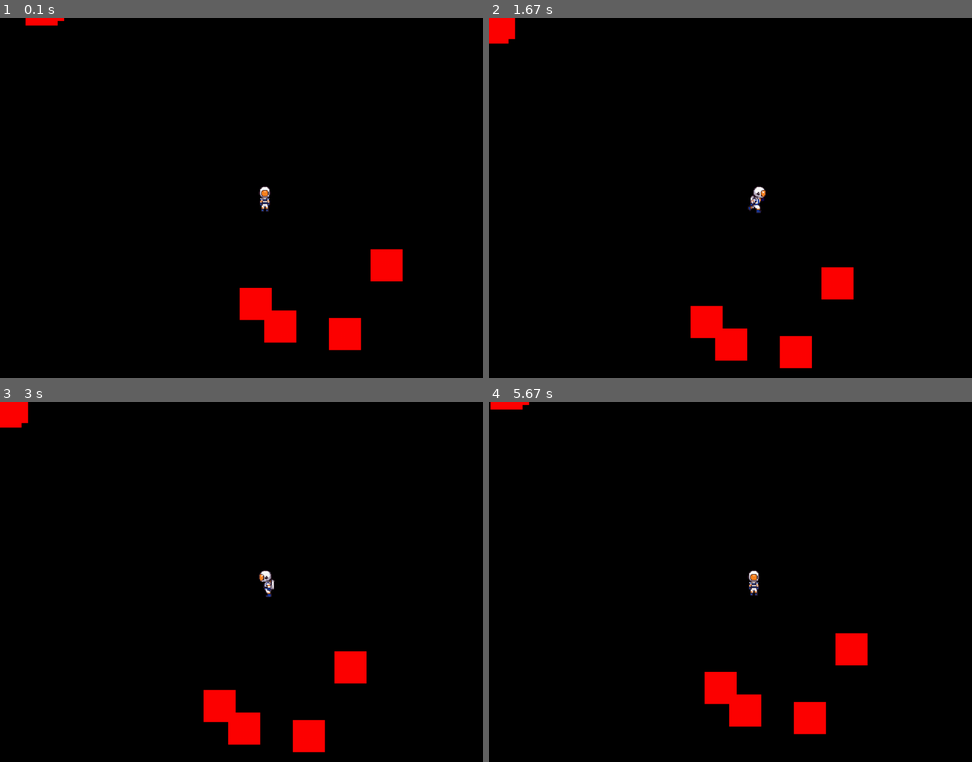
Above: before the commit, frames 1-4 (two rows, left to right).
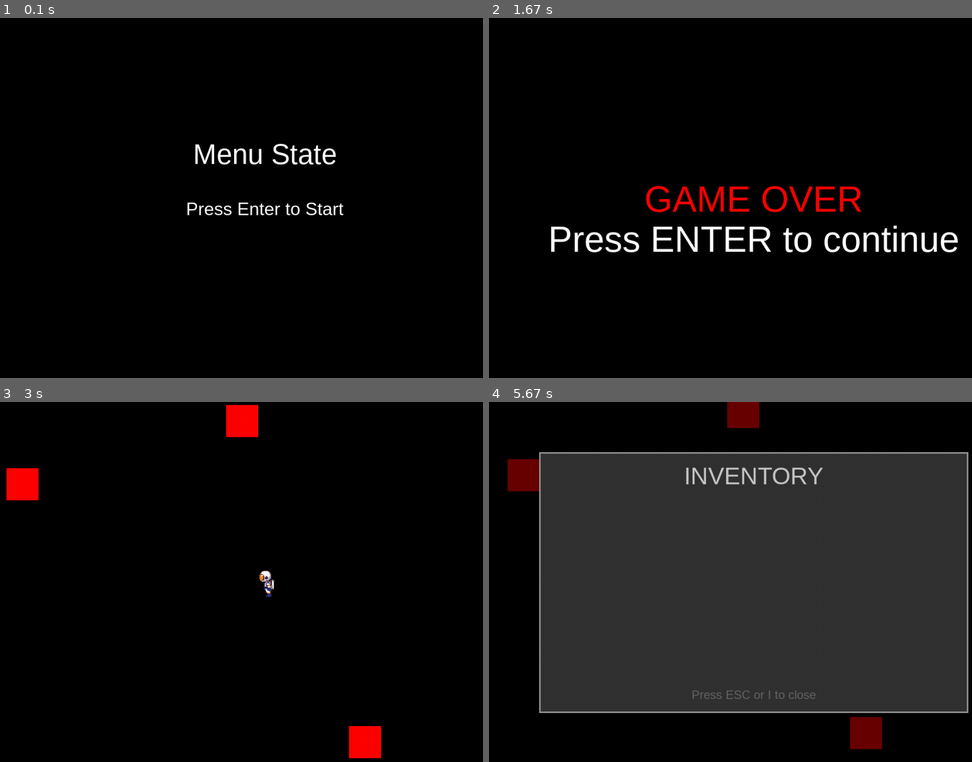
Above: after the commit, the same moments.

Repository: vitorpsogarcia/terranon
Game: pygame game, started from src/main.py
The game is run twice, just before and just after one commit, with the same random seed, the same clock (stepped at 60 frames per second) and the same inputs.
Inputs:
- Up to frame 1 (0.1 s): no input
- Up to frame 2 (1.67 s): tap Enter at 0.33 s; hold D 0.67-1.13 s; hold W 1.17-1.47 s; hold D from 1.5 s (still down); tap K at 1.65 s
- Up to frame 3 (3 s): release D at 1.97 s; tap Enter at 2, 2.33, 2.82 s; hold A from 2.67 s (still down)
- Up to frame 4 (5.67 s): release A at 3.2 s; hold S 3.23-3.53 s; tap K at 3.38 s; tap Enter at 4.07, 5.13 s; tap I at 5.47 s

The runs differ from the first frame. In frame 1, 3.8% of the frame differs, in the area x 5-84%, y 0-93%; in frame 2, 6.2%; in frame 3, 4.6%; in frame 4, 67%, in the area x 0-100%, y 0-97%.

Commit message:
feat: Implementação de StateManager para gerenciar estados do jogo e integrar com o GameManager

Diff:
--- a/src/core/game_manager.py
+++ b/src/core/game_manager.py
@@ -1,9 +1,6 @@
 import pygame
-import random
-from core.settings import COLORS_GAME, FPS, SCREEN_WIDTH, SCREEN_HEIGHT
-from core.game_world import GameScene, GameWorld
-from entities.character.player import Player
-from entities.obstacle import Obstacle
+from core.settings import COLORS_GAME, FPS
+from core.states.base_state import BaseState
 
 
 class GameManager:
@@ -12,28 +9,14 @@
         self.clock = pygame.time.Clock()
         self._running = True
 
-        self.active_scene: GameScene | None = None
+        self.current_state: BaseState | None = None
 
-        self._init_game()
+    def change_state(self, new_state: BaseState):
+        if self.current_state is not None:
+            self.current_state.exit()
 
-    def _init_game(self):
-        world = GameWorld((SCREEN_WIDTH, SCREEN_HEIGHT))
-        screen_width, screen_height = self.tela.get_size()
-        player = Player(0, 0)
-        w_player, h_player = player.frame_width, player.frame_height
-        player.pos = pygame.math.Vector2(screen_width // 2 - w_player // 2, screen_height // 2 - h_player // 2)
-        player.rect.topleft = player.pos
-        world.add_object(player)
-        world.set_target(player)
-
-        for _ in range(50):
-            random_x = random.randint(-1000, 2000)
-            random_y = random.randint(-1000, 2000)
-
-            obs = Obstacle(random_x, random_y)
-            world.add_object(obs)
-
-        self.active_scene = world
+        self.current_state = new_state
+        self.current_state.enter()
 
     def on_execute(self):
         dt = self.clock.tick(FPS) / 1000.0
@@ -53,18 +36,18 @@
             if event.type == pygame.QUIT:
                 self._running = False
 
-        if self.active_scene:
-            self.active_scene.handle_events(events)
+        if self.current_state:
+            self.current_state.handle_events(events)
 
     def update(self, dt: float):
-        if self.active_scene:
-            self.active_scene.update(dt)
+        if self.current_state:
+            self.current_state.update(dt)
 
     def on_render(self):
         self.tela.fill(COLORS_GAME.get("BLACK", (0, 0, 0)))
 
-        if self.active_scene:
-            self.active_scene.draw(self.tela)
+        if self.current_state:
+            self.current_state.draw(self.tela)
 
         pygame.display.flip()
 
--- /dev/null
+++ b/src/core/state_manager.py
@@ -0,0 +1,23 @@
+from typing import TYPE_CHECKING
+
+if TYPE_CHECKING:
+    from core.game_manager import GameManager
+
+
+class StateManager:
+    def __init__(self, game_manager: "GameManager | None" = None):
+        self.game_manager: "GameManager | None" = game_manager
+        self.states = {}
+
+    def register_state(self, state_name: str, state):
+        self.states[state_name] = state
+
+    def change_to(self, state_name: str):
+        if self.game_manager is None:
+            raise ValueError("GameManager not set for StateManager.")
+
+        if state_name not in self.states:
+            raise ValueError(f"State '{state_name}' not registered in StateManager.")
+
+        new_state = self.states[state_name]
+        self.game_manager.change_state(new_state)
--- a/src/main.py
+++ b/src/main.py
@@ -2,17 +2,35 @@
 
 from core.game_manager import GameManager
 from core.settings import SCREEN_WIDTH, SCREEN_HEIGHT, SCREEN_NAME
+from core.state_manager import StateManager
+from core.states.ui.game_over import GameOverState
+from core.states.ui.inventory_state import InventoryState
+from core.states.ui.menu_state import MenuState
+from core.states.play_state import PlayState
 
 def main():
     pygame .init()
+    pygame.display.set_caption(SCREEN_NAME)
+    tela = pygame.display.set_mode((SCREEN_WIDTH, SCREEN_HEIGHT))
 
-    tela = pygame.display.set_mode((SCREEN_WIDTH, SCREEN_HEIGHT))
-    pygame.display.set_caption(SCREEN_NAME)
     game_manager = GameManager(tela)
+    state_manager = StateManager(game_manager)
+
+    play_state = PlayState(state_manager, (SCREEN_WIDTH, SCREEN_HEIGHT))
+    menu_state = MenuState(state_manager, (SCREEN_WIDTH, SCREEN_HEIGHT))
+    inventory_state = InventoryState(state_manager, (SCREEN_WIDTH, SCREEN_HEIGHT))
+    game_over_state = GameOverState(state_manager, (SCREEN_WIDTH, SCREEN_HEIGHT))
+
+    inventory_state.set_play_state(play_state)
+
+    state_manager.register_state("menu", menu_state)
+    state_manager.register_state("play", play_state)
+    state_manager.register_state("inventory", inventory_state)
+    state_manager.register_state("game_over", game_over_state)
+
+    state_manager.change_to("menu")
 
     game_manager.on_execute()
 
-    pygame.quit()
-
 if __name__ == "__main__":
     main()
